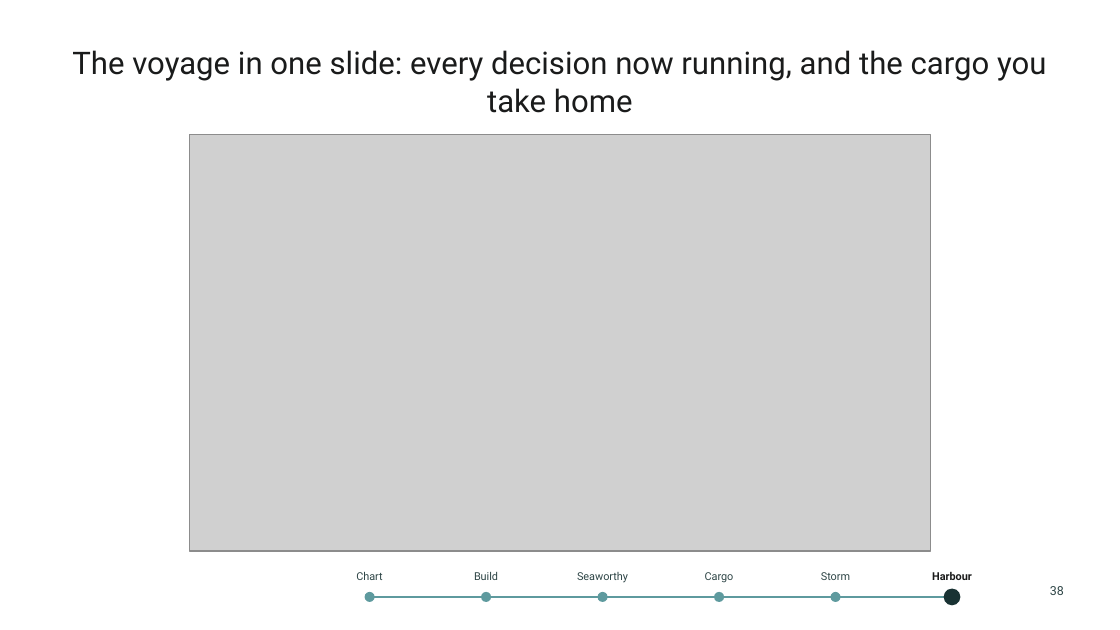
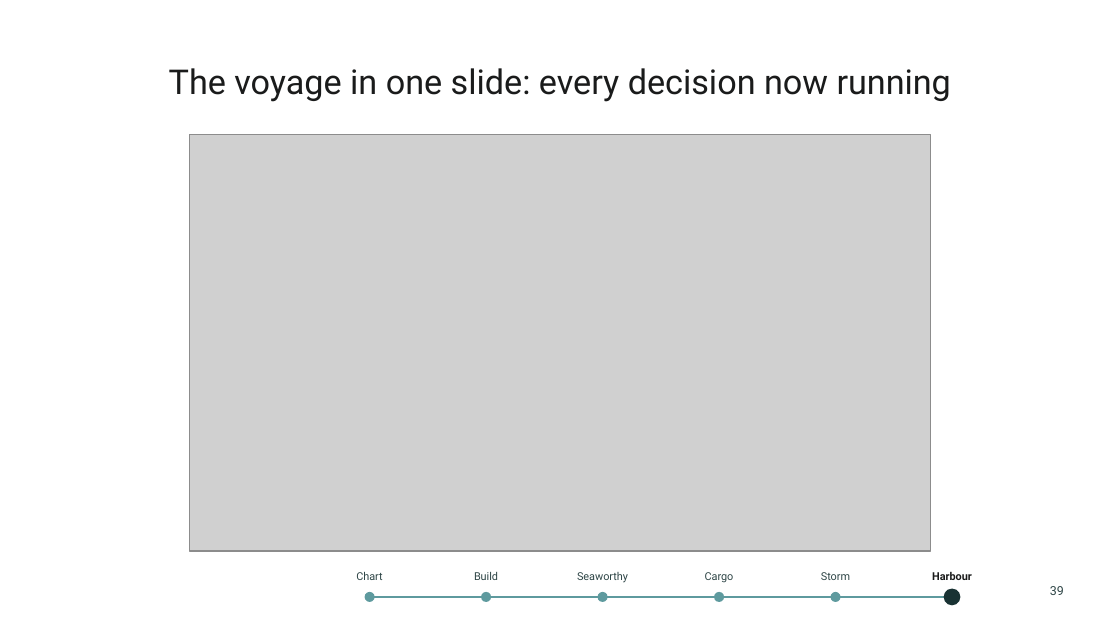
Before and after one commit to thisismydemo/nic2026_azl, a slide deck: slide 39 of presentation/Azure_Local_Discovery_to_Day2_NIC2026.pptx (slide 38 before the commit). Drawn at 1120x630 pixels with LibreOffice and Linux fonts; fonts in the diff are those of the drawing; grey boxes stand for pictures; background and template pictures are left out. Boxes give left, top, right and bottom in pixels: in the first picture for what was removed or moved away, otherwise in the second. Text is boxed around its words. In the diff, an @@ line names an element or a change of style, - is before the commit and + after.

```diff
--- a/presentation/Azure_Local_Discovery_to_Day2_NIC2026.pptx
+++ b/presentation/Azure_Local_Discovery_to_Day2_NIC2026.pptx
@@ title at [169,68,951,102]: text changed; size 20 to 22 pt @@
-The voyage in one slide: every decision now running, and the cargo you take home
+The voyage in one slide: every decision now running
```
Also in this commit, not shown: 22 other slides changed, 1 slide added, 29 other files.
